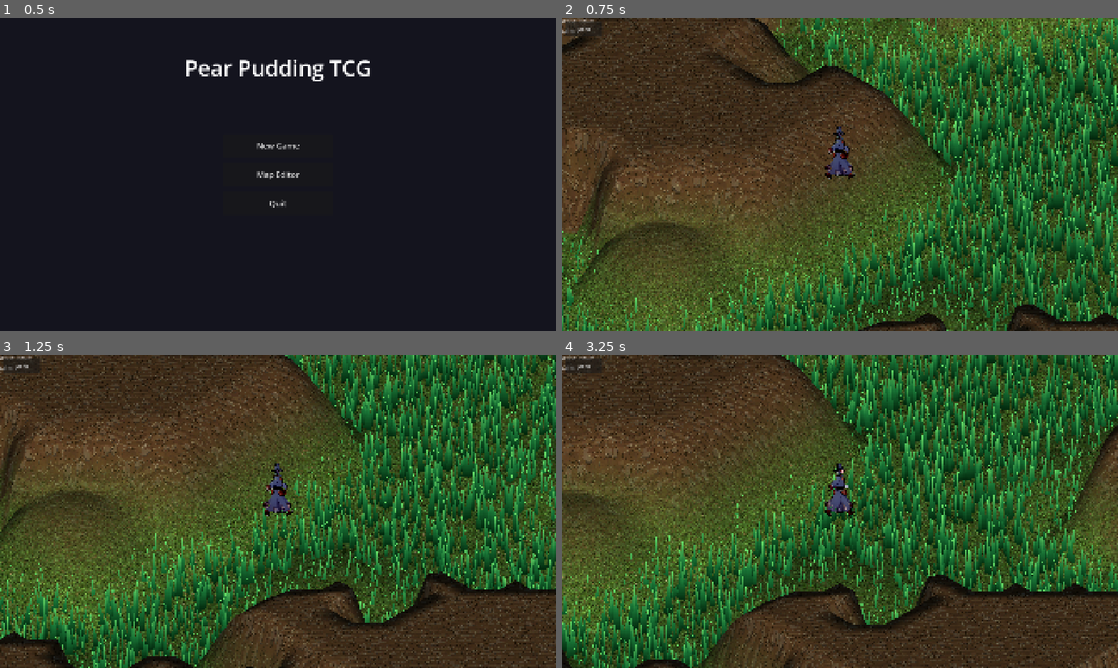
Above: before the commit, frames 1-4 (two rows, left to right).
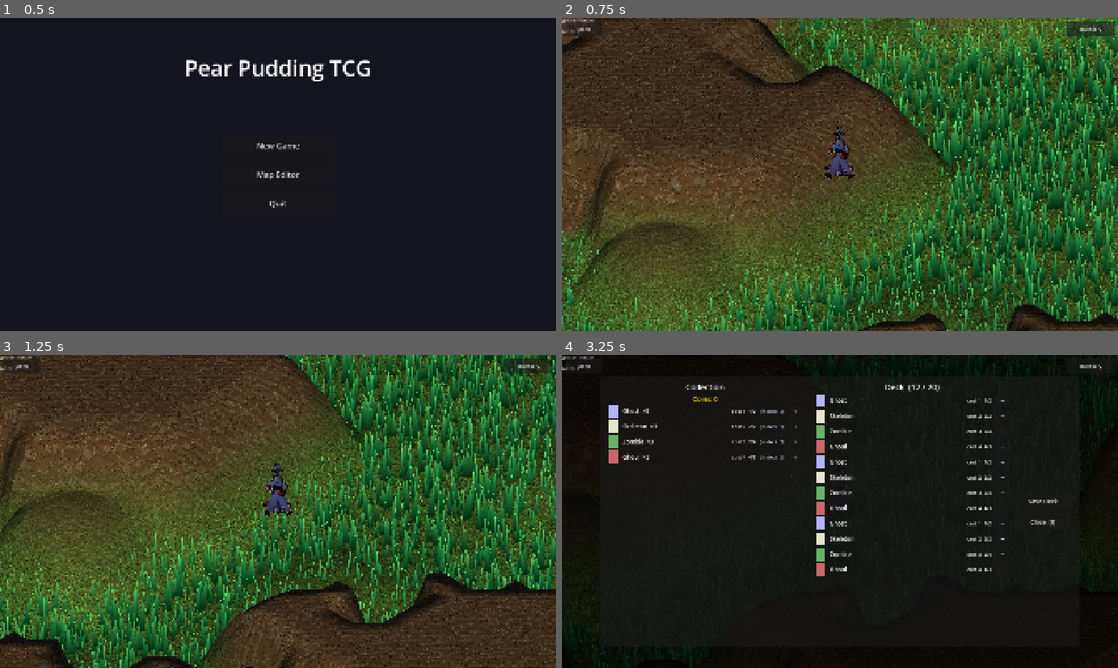
Above: after the commit, the same moments.

Repository: ChrisPauly97/pear-pudding-godot
Game: Godot game, scene res://scenes/ui/MenuScene.tscn
Same seed, same stepped clock (60 frames per second), same inputs: the game is played once before the commit and once after it.
Inputs (mouse positions are in pixels of both pictures, inside the frame that each line leads up to):
- Up to frame 1 (0.5 s): no input
- Up to frame 2 (0.75 s): click "New Game" at 0.5 s
- Up to frame 3 (1.25 s): no input
- Up to frame 4 (3.25 s): click "Menu" (after the commit: "Inventory") at 1.25 s; click (840, 495) at 2 s, where only the run before the commit has a clickable "New Game"; tap Enter at 2.75 s; move the mouse to (962, 495) at 2.77 s; hold D (move_right) from 2.78 s (still down); hold E (interact) from 2.78 s (still down); click (962, 495) at 2.92 s; tap Space (jump) at 3.02 s

Frame 1 is identical in both runs. In frame 2, 0.4% of the frame differs, in the area x 90-100%, y 1-6%; in frame 3, 0.3%; in frame 4, 95%, in the area x 0-100%, y 0-100%.

Commit message:
Fix mobile card pickup and add inventory HUD button
- WorldItem: poll Input.is_action_just_pressed in _process so virtual
  button presses (which don't generate InputEvents) can collect
  rare/legendary items on mobile
- WorldScene: add Inventory button to HUD so mobile players can open
  inventory without a keyboard

https://claude.ai/code/session_01VWHU5hNBEZ8T2fU5i8MHxk

Diff:
--- a/scenes/world/WorldScene.gd
+++ b/scenes/world/WorldScene.gd
@@ -158,12 +158,23 @@
 	_hud.add_child(joystick)
 
 	var vh: float = get_viewport().get_visible_rect().size.y
+	var vw: float = get_viewport().get_visible_rect().size.x
+	var btn_w: float = vh * 0.12
+	var btn_h: float = vh * 0.05
+
 	var menu_btn := Button.new()
 	menu_btn.text = "Menu"
-	menu_btn.custom_minimum_size = Vector2(vh * 0.12, vh * 0.05)
+	menu_btn.custom_minimum_size = Vector2(btn_w, btn_h)
 	menu_btn.position = Vector2(vh * 0.01, vh * 0.01)
 	menu_btn.pressed.connect(func() -> void: SceneManager.go_to_menu())
 	_hud.add_child(menu_btn)
+
+	var inv_btn := Button.new()
+	inv_btn.text = "Inventory"
+	inv_btn.custom_minimum_size = Vector2(btn_w * 1.3, btn_h)
+	inv_btn.position = Vector2(vw - btn_w * 1.3 - vh * 0.01, vh * 0.01)
+	inv_btn.pressed.connect(func() -> void: GameBus.inventory_requested.emit())
+	_hud.add_child(inv_btn)
 
 	var vp := get_viewport().get_visible_rect().size
 	_dialogue_label = Label.new()
--- a/scenes/world/entities/WorldItem.gd
+++ b/scenes/world/entities/WorldItem.gd
@@ -180,6 +180,12 @@
 func _process(delta: float) -> void:
 	if _landed and not _collected:
 		rotation_degrees.y += delta * 60.0
+	# Input.action_press() (virtual buttons) doesn't generate InputEvents, so
+	# _unhandled_input never fires for them. Poll directly here so mobile works.
+	if _player_nearby and not _collected and not _is_coin and _rarity != "common":
+		if Input.is_action_just_pressed("interact"):
+			_collect()
+			get_viewport().set_input_as_handled()
 
 # ── Pickup logic ─────────────────────────────────────────────────────────────
 
